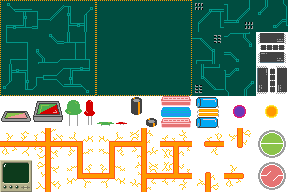
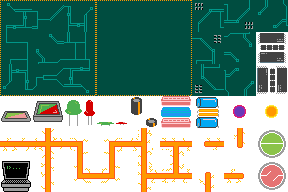
The second 288 x 192 image is a revision of the first. Changes to its layers:
added layer "Terminal2" above "altpipes" over (1, 161, 31, 192)
painted on "altpipes" over (2, 129, 251, 190)
hid "Terminal" over (0, 160, 32, 192)
